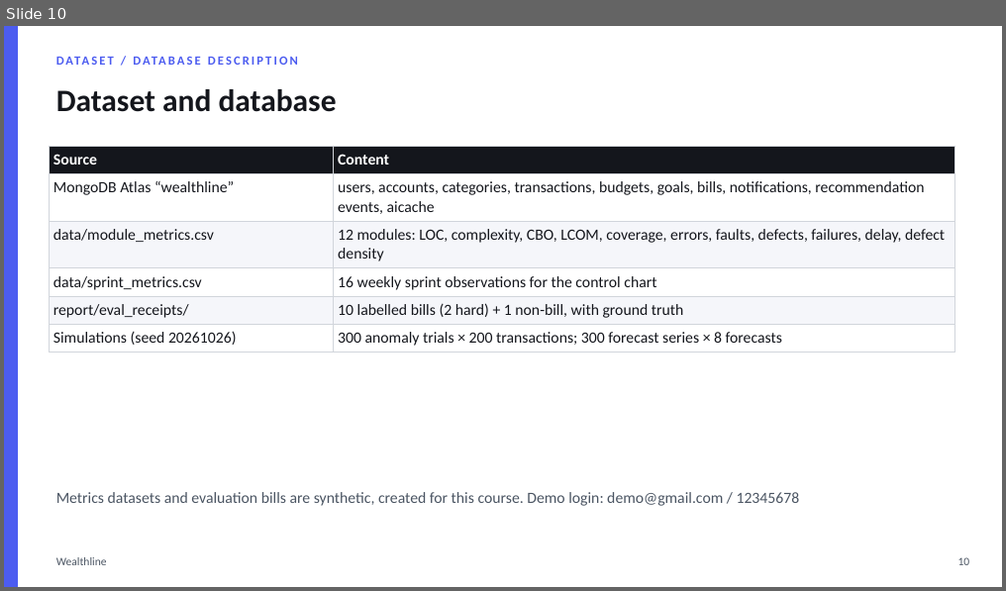
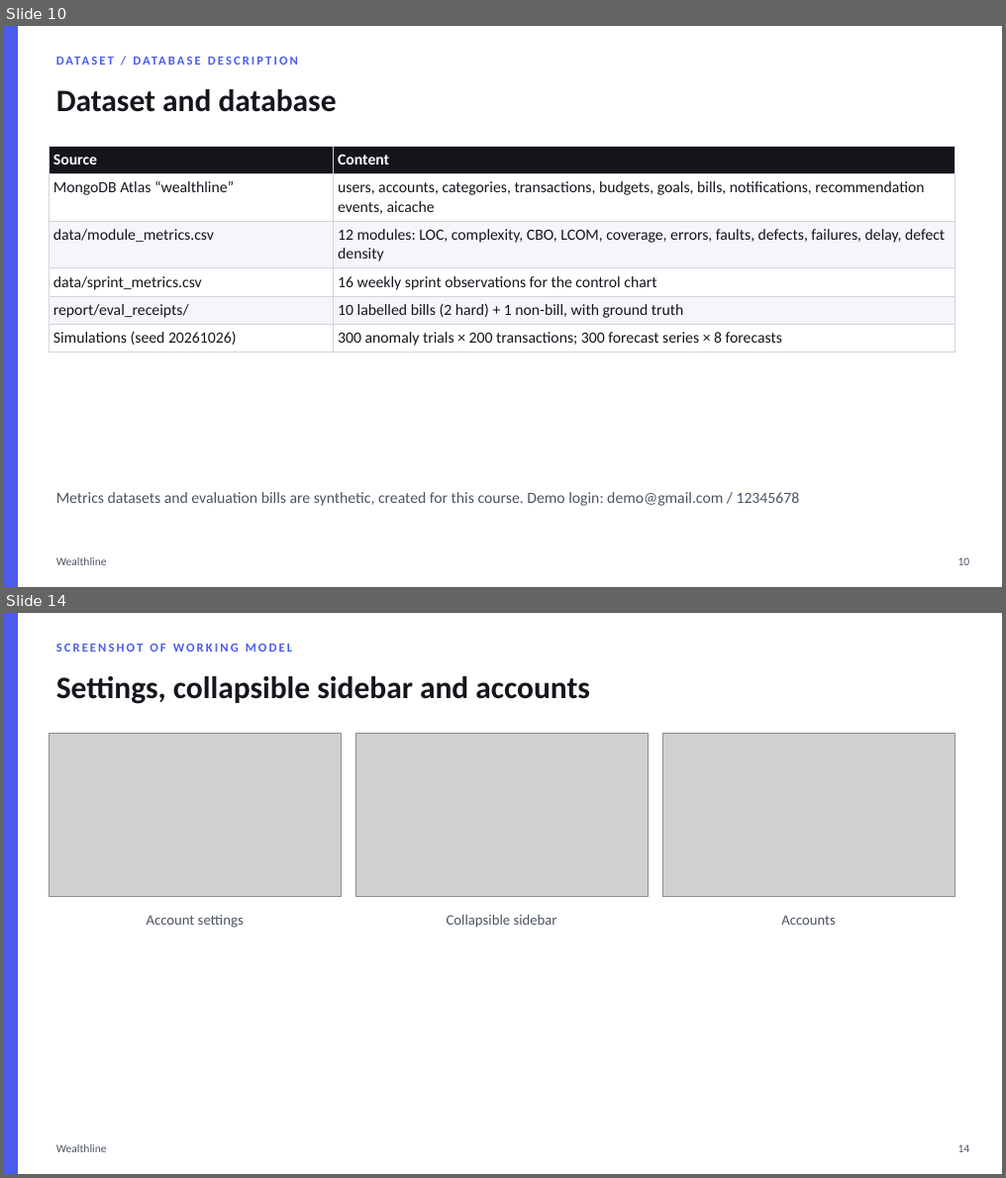
Before and after one commit to ethical0101/Personal-Finance-Management-System, a slide deck: report/Wealthline_Presentation.pptx. Shown one above the other, each under a label of ours: slide 10 before the commit, slides 10 and 14 after it; the slides between them are not shown. The pictures are 1006x591 and 1006x1178 pixels, drawn with LibreOffice and Linux fonts; fonts in the diff are those of the drawing; grey boxes stand for pictures. Boxes give left, top, right and bottom in pixels: in the first picture for what was removed or moved away, otherwise in the second. Text is boxed around its words. In the diff, an @@ line names an element or a change of style, - is before the commit and + after.

Commit message:
Regenerate report and deck with new UI screenshots (settings, collapsible sidebar, accounts)

```diff
--- a/report/Wealthline_Presentation.pptx
+++ b/report/Wealthline_Presentation.pptx
@@ slide 14 added at [4,613,1002,1174], background #FFFFFF @@
@@ rectangle added at [4,613,18,1174], fill #4C5CF0, outline #4C5CF0 1 pt @@
@@ text added at [56,643,292,652], 12 pt, text #4C5CF0, bold @@
+SCREENSHOT OF WORKING MODEL
@@ text added at [56,676,590,704], 30 pt, text #14161C, bold @@
+Settings, collapsible sidebar and accounts
@@ picture added at [49,733,341,897] @@
@@ picture added at [355,733,648,897] @@
@@ picture added at [662,733,954,897] @@
@@ text added at [147,915,244,928], 14 pt, text #4B5563 @@
+Account settings
@@ text added at [447,915,557,928], 14 pt, text #4B5563 @@
+Collapsible sidebar
@@ text added at [781,915,836,925], 14 pt, text #4B5563 @@
+Accounts
@@ text added at [56,1145,107,1153], 11 pt, text #4B5563 @@
+Wealthline
@@ text added at [958,1145,970,1153], 11 pt, text #4B5563 @@
+14
```
Also in this commit, not shown: 7 slides changed, 24 other files.
